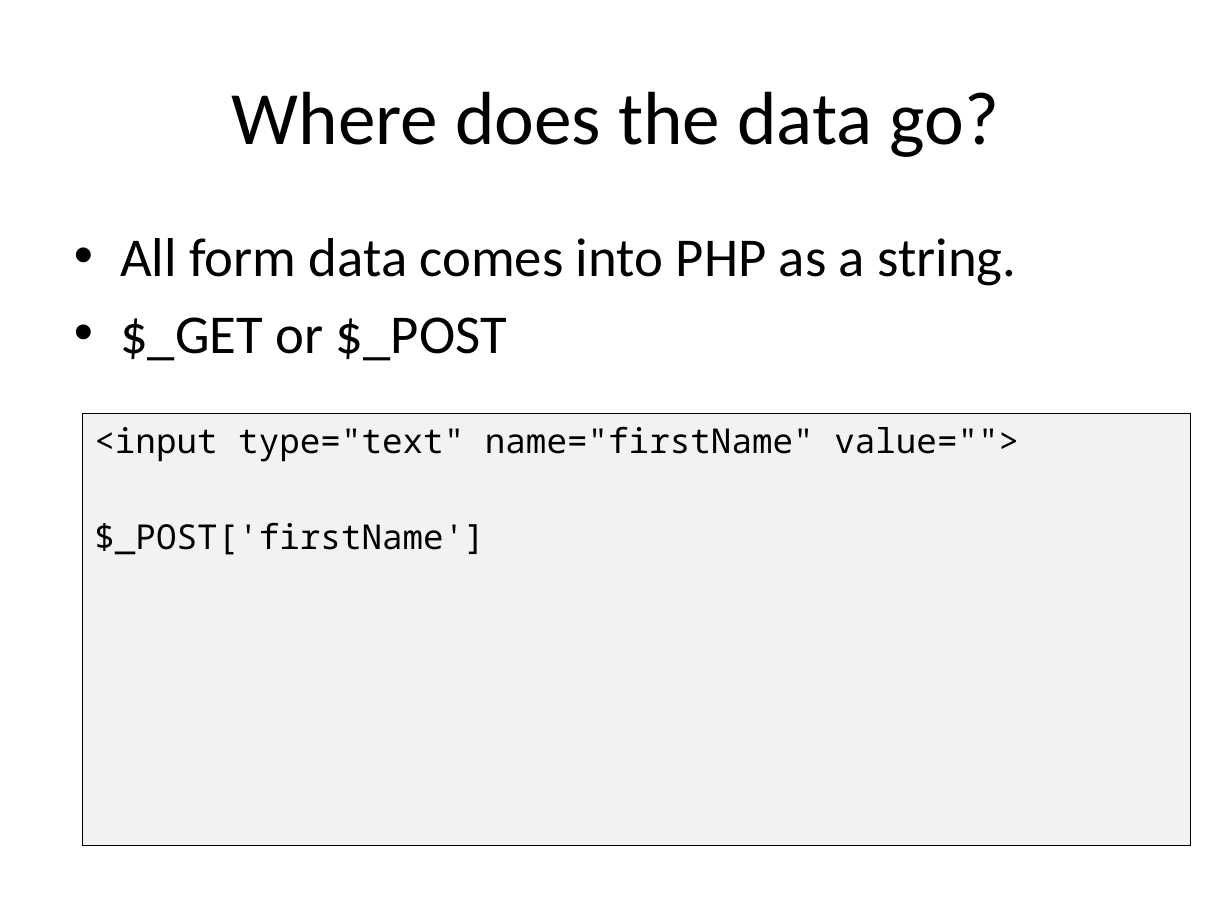
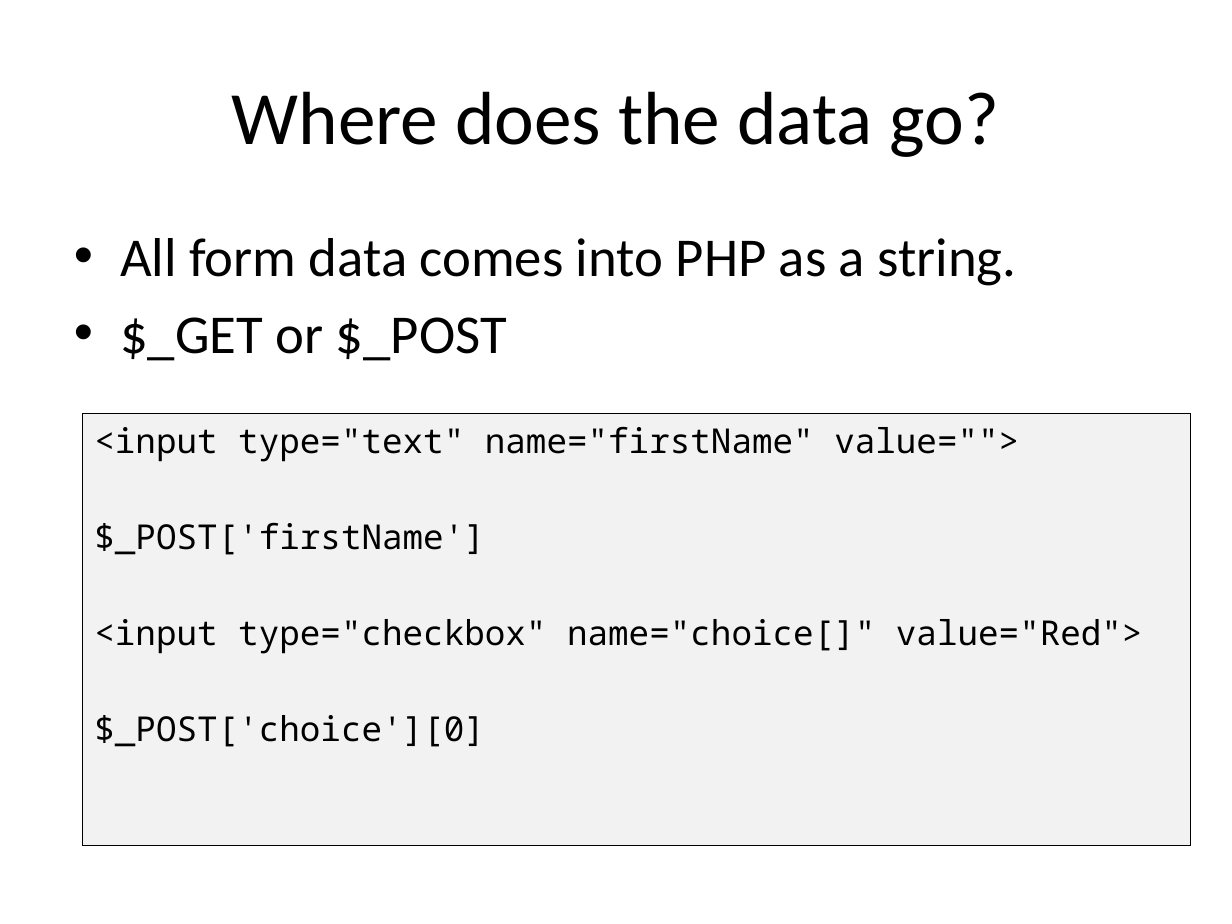
Before and after one commit to PHPEmbark/curriculum, a slide deck: slide 38 of course/2 - The Internet/The Internet.pptx (slide 37 before the commit). Drawn at 1232x924 pixels with LibreOffice and Linux fonts; fonts in the diff are those of the drawing. Boxes give left, top, right and bottom in pixels: in the first picture for what was removed or moved away, otherwise in the second. Text is boxed around its words. In the diff, an @@ line names an element or a change of style, - is before the commit and + after.

```diff
--- a/course/2 - The Internet/The Internet.pptx
+++ b/course/2 - The Internet/The Internet.pptx
@@ text in rectangle at bbox=[94, 619, 1143, 747]: paragraphs added @@
+<input type="checkbox" name="choice[]" value="Red">
+$_POST['choice'][0]
```
Also in this commit, not shown: 6 other slides changed, 26 slides added, 1 slide removed.
